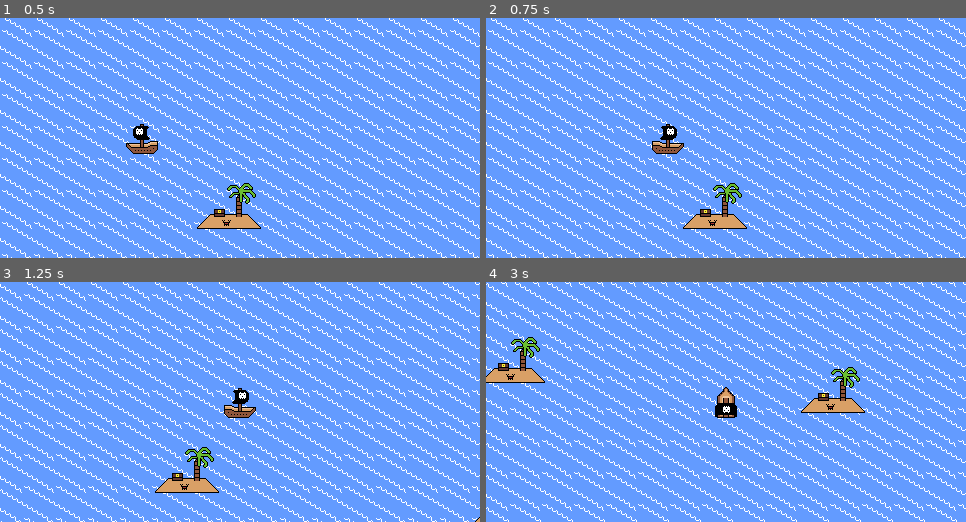
Above: before the commit, frames 1-4 (two rows, left to right).
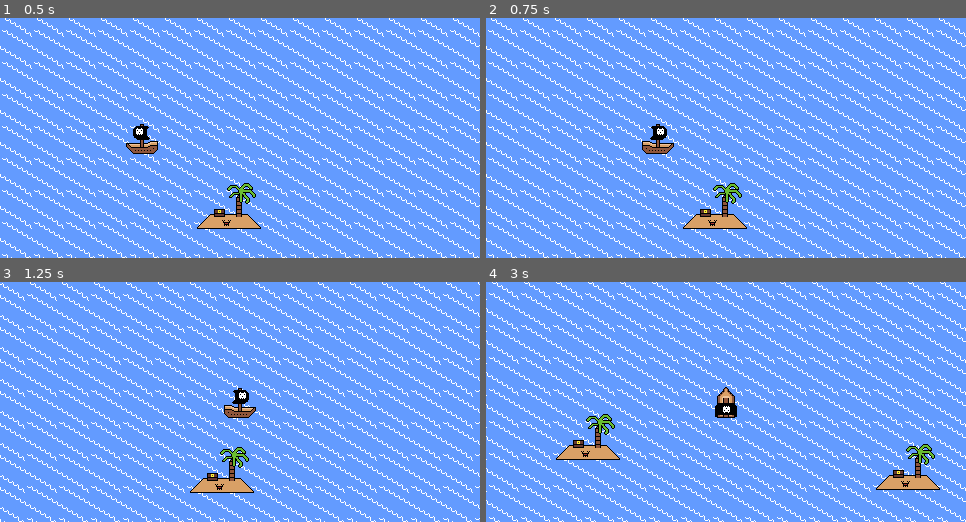
Above: after the commit, the same moments.

Repository: HeyNeek/CaptainCatsAdventure
Game: Godot game, scene res://scenes/ocean_map.tscn
The game is run twice, just before and just after one commit, with the same random seed, the same clock (stepped at 60 frames per second) and the same inputs.
Inputs:
- Up to frame 1 (0.5 s): no input
- Up to frame 2 (0.75 s): tap Enter at 0.5 s; hold D (move_ship_right) from 0.53 s (still down); tap N (no_action, bound only after the commit) at 0.6 s
- Up to frame 3 (1.25 s): keep holding D (move_ship_right)
- Up to frame 4 (3 s): release D (move_ship_right) at 1.28 s; hold S (move_ship_down) 1.28-2.03 s; tap N (no_action, bound only after the commit) at 1.35, 2.1, 2.85 s; hold D (move_ship_right) 2.03-2.78 s; hold W (move_ship_up) from 2.78 s (still down)

Frame 1 is identical in both runs. In frame 2, 0.6% of the frame differs, in the area x 32-42%, y 44-57%; in frame 3, 16%; in frame 4, 20%, in the area x 0-100%, y 0-100%.

Commit message:
created new docking message text scene and new logic for docking ship

Diff:
--- a/project.godot
+++ b/project.godot
@@ -43,6 +43,16 @@
 "events": [Object(InputEventKey,"resource_local_to_scene":false,"resource_name":"","device":-1,"window_id":0,"alt_press …(192 unchanged characters)…
 ]
 }
+yes_option={
+"deadzone": 0.5,
+"events": [Object(InputEventKey,"resource_local_to_scene":false,"resource_name":"","device":-1,"window_id":0,"alt_pressed":false,"shift_pressed":false,"ctrl_pressed":false,"meta_pressed":false,"pressed":false,"keycode":0,"physical_keycode":89,"key_label":0,"unicode":121,"location":0,"echo":false,"script":null)
+]
+}
+no_action={
+"deadzone": 0.5,
+"events": [Object(InputEventKey,"resource_local_to_scene":false,"resource_name":"","device":-1,"window_id":0,"alt_pressed":false,"shift_pressed":false,"ctrl_pressed":false,"meta_pressed":false,"pressed":false,"keycode":0,"physical_keycode":78,"key_label":0,"unicode":110,"location":0,"echo":false,"script":null)
+]
+}
 
 [layer_names]
 
--- /dev/null
+++ b/scenes/dock_ship_message.tscn
@@ -0,0 +1,16 @@
+[gd_scene load_steps=3 format=3 uid="uid://eeyrgxujcchu"]
+
+[ext_resource type="FontFile" uid="uid://cuy6nr1ufkaki" path="res://assets/fonts/Daydream.ttf" id="1_3oj0u"]
+
+[sub_resource type="LabelSettings" id="LabelSettings_ebm0c"]
+font = ExtResource("1_3oj0u")
+font_size = 12
+font_color = Color(0.919476, 0, 0.00138087, 1)
+
+[node name="DockShipMessage" type="Label"]
+offset_right = 40.0
+offset_bottom = 23.0
+text = "Dock ship?
+
+         Y/N?"
+label_settings = SubResource("LabelSettings_ebm0c")
--- a/scripts/pirate_ship.gd
+++ b/scripts/pirate_ship.gd
@@ -3,31 +3,38 @@
 @onready var player_camera = $Camera2D
 @onready var player_sprite = $Sprite2D
 
+@onready var dock_message = preload("res://scenes/dock_ship_message.tscn")
+var dock_message_instance
+
+#array to hold ship textures
 var pirate_ship_textures = [
 	preload("res://assets/sprites/pirate_ship_2.png"),
 	preload("res://assets/sprites/pirate_ship_2_down.png")
 ]
-var collision_count = 0
+var is_active = true #var to decide whether or not the ship can move
 
-const SPEED = 100.0
+const SAIL_SPEED = 75.0
 
 func _ready():
+	#set camera limit so it doesnt see the out of bounds
 	player_camera.limit_left = 0
 	player_camera.limit_right = 2525
 	player_camera.limit_top = 0
 	player_camera.limit_bottom = 671
 
 func _physics_process(delta):
-	handle_ship_movement()
-	move_and_slide()
+	if is_active:
+		handle_ship_movement()
+		move_and_slide()
 
-	#This is sort of an inconsistent way to check collision, probably should use an Area2d or someshit idk
-	var collision = move_and_collide(velocity * delta)
-	if collision:
-		var collider = collision.get_collider()
-		if collider.is_in_group("islands"):  # Optional: Check if it's part of a specific group
-			collision_count += 1
-			print("hitting island ", collision_count)
+		#TODO: This is an inconsistent way to check collision, probably should use an Area2d or someshit idk
+		var collision = move_and_collide(velocity * delta)
+		if collision:
+			var collider = collision.get_collider()
+			if collider.is_in_group("islands"):  # Optional: Check if it's part of a specific group
+				dock_ship()
+	else:
+		decide_to_dock()
 
 func handle_ship_movement():
 	velocity = Vector2.ZERO
@@ -35,24 +42,24 @@
 	if Input.is_action_pressed("move_ship_down"):
 		player_sprite.texture = pirate_ship_textures[1]
 		player_sprite.flip_v = false
-		velocity.y += 1 * SPEED
+		velocity.y += 1 * SAIL_SPEED
 
 	if Input.is_action_pressed("move_ship_up"):
 		player_sprite.texture = pirate_ship_textures[1]
 		player_sprite.flip_v = true
-		velocity.y += -1 * SPEED
+		velocity.y += -1 * SAIL_SPEED
 
 	if Input.is_action_pressed("move_ship_left"):
 		player_sprite.texture = pirate_ship_textures[0]
 		player_sprite.flip_h = false
 		player_sprite.flip_v = false #with left and right case its just good to have the ship not be flipped vertically or it looks weird as hell
-		velocity.x -= 1 * SPEED
+		velocity.x -= 1 * SAIL_SPEED
 
 	if Input.is_action_pressed("move_ship_right"):
 		player_sprite.texture = pirate_ship_textures[0]
 		player_sprite.flip_h = true
 		player_sprite.flip_v = false #with left and right case its just good to have the ship not be flipped vertically or it looks weird as hell
-		velocity.x += 1 * SPEED
+		velocity.x += 1 * SAIL_SPEED
 
 	#speed caps to 100 in every direction
 	if velocity.x > 100:
@@ -67,5 +74,19 @@
 	if velocity.y < -100:
 		velocity.y = -100
 
-func ship_hits_island():
-	pass
+func dock_ship():
+	is_active = false
+	dock_message_instance = dock_message.instantiate()
+	self.add_child(dock_message_instance)
+	dock_message_instance.global_position.y += 50
+
+func decide_to_dock():
+	#TODO: need to add some sort of way to figure out what scene to enter in, not really sure how Im going to go about this.
+	#Either way, should probably limit island amount to something tiny for now. Maybe 6?
+	if Input.is_action_just_pressed("yes_option"):
+		print("WE ENTERING DA LEVEL")
+
+	if Input.is_action_just_pressed("no_action"):
+		print("made it in the no")
+		dock_message_instance.queue_free()
+		is_active = true
Binary file added: assets/fonts/Daydream.ttf
Not shown, added: assets/fonts/Daydream.ttf.import
